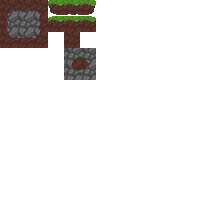
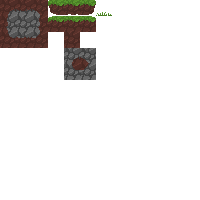
Layered file, before and after one edit (200×200). Changes by layer:
added layer "small_grass.png" above "Grass_Edge_Right.png" over box(96, 12, 112, 16)
